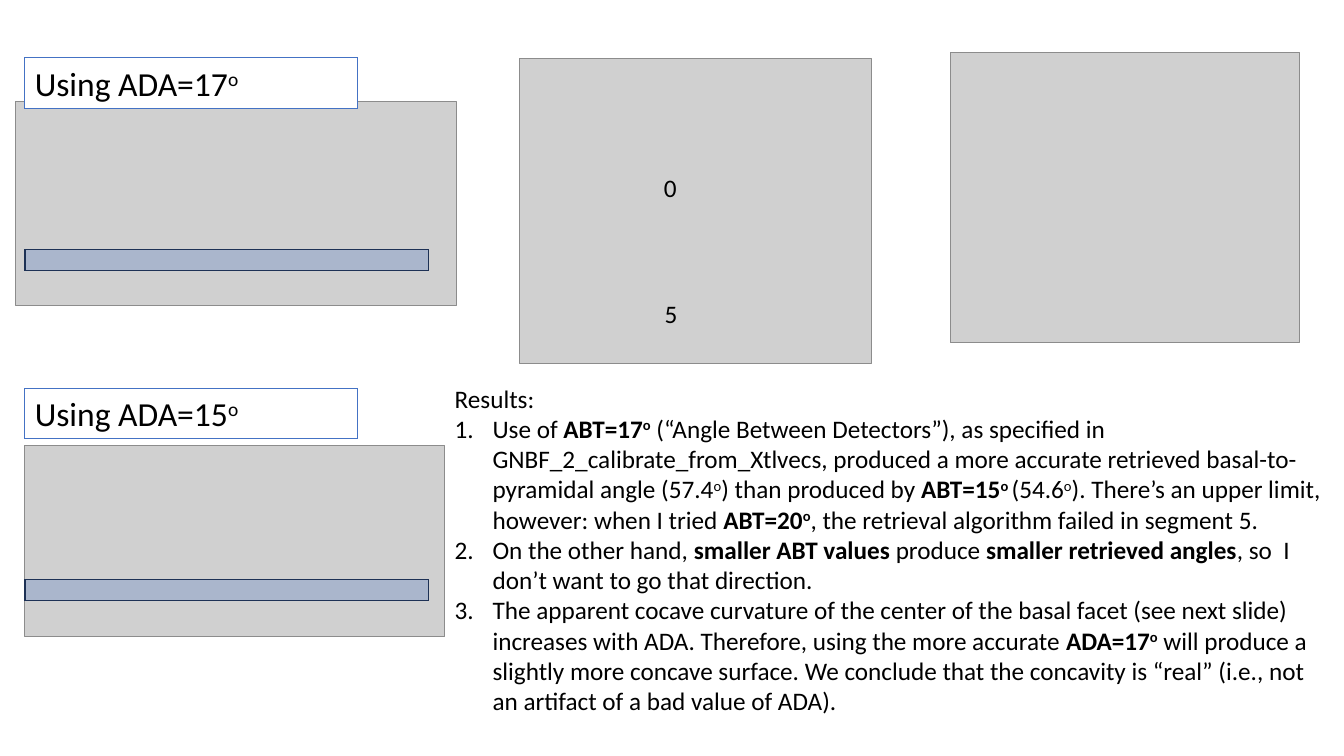
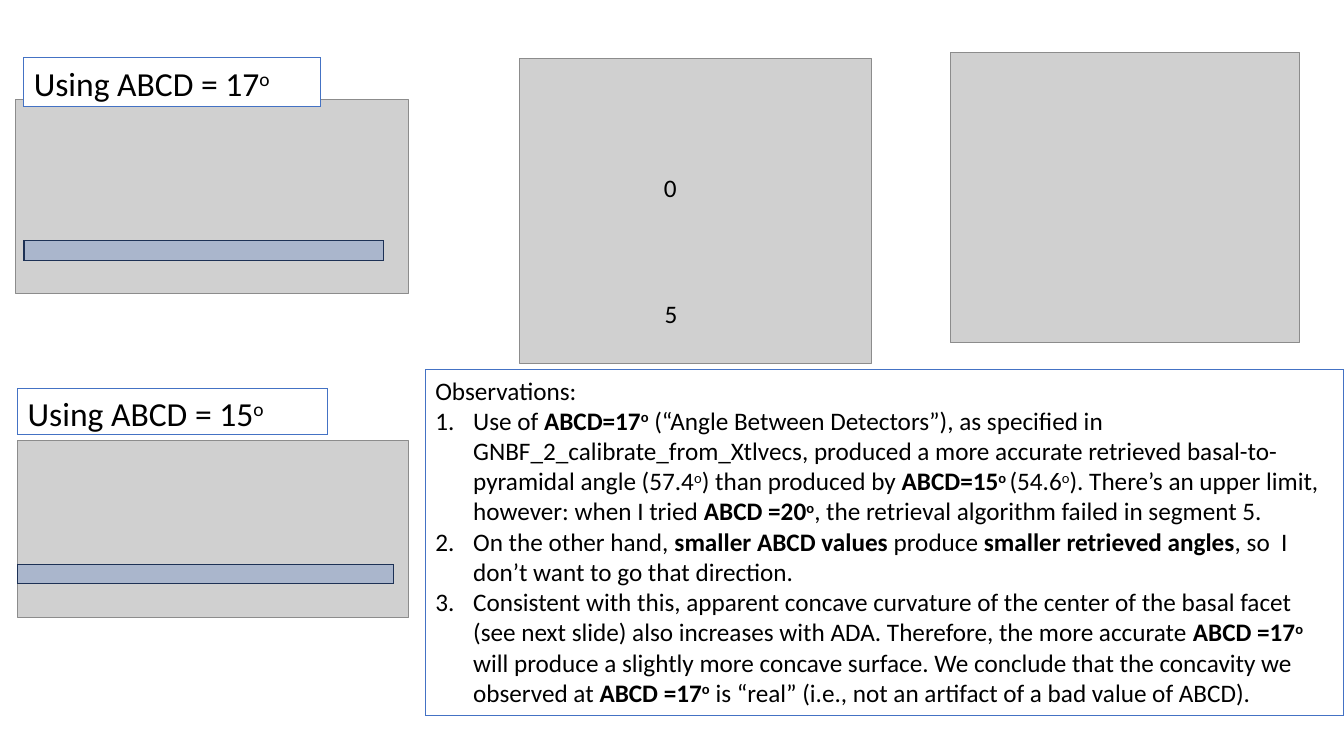
Before and after one commit to sneshyba/ice2021, a slide deck: slide 2 of crystals/2023-07-03/case4.0 (calibration, nesh's version)/Segments4_retrieved analysis.pptx. Drawn at 1344x756 pixels with LibreOffice and Linux fonts; fonts in the diff are those of the drawing; grey boxes stand for pictures. Boxes give left, top, right and bottom in pixels: in the first picture for what was removed or moved away, otherwise in the second. Text is boxed around its words. In the diff, an @@ line names an element or a change of style, - is before the commit and + after.

Commit message:
Documenting the ABCD angle studies

```diff
--- a/crystals/2023-07-03/case4.0 (calibration, nesh's version)/Segments4_retrieved analysis.pptx
+++ b/crystals/2023-07-03/case4.0 (calibration, nesh's version)/Segments4_retrieved analysis.pptx
@@ rectangle "Using ABCD = 17o" resized from (x1=25, y1=57, x2=358, y2=108) to (x1=24, y1=57, x2=321, y2=106) @@
@@ text in rectangle at (x1=34, y1=73, x2=193, y2=102): text changed @@
-Using ADA=17o
+Using ABCD = 17o
@@ picture resized from (x1=16, y1=102, x2=458, y2=306) to (x1=16, y1=100, x2=409, y2=293) @@
@@ rectangle resized from (x1=25, y1=250, x2=429, y2=271) to (x1=24, y1=240, x2=384, y2=260) @@
@@ rectangle "Using ABCD = 15o" resized from (x1=25, y1=388, x2=358, y2=439) to (x1=18, y1=388, x2=328, y2=436) @@
@@ rectangle "Observations:" resized from (x1=455, y1=390, x2=1320, y2=714) to (x1=425, y1=370, x2=1344, y2=716) @@
@@ rectangle "Observations:" at (x1=425, y1=370, x2=1344, y2=716): outline none to #4472C4 0.75 pt @@
@@ text in rectangle at (x1=435, y1=382, x2=1318, y2=706): text changed @@
-Results:
-1. Use of ABT=17o (“Angle Between Detectors”), as specified in GNBF_2_calibrate_from_Xtlvecs, produced a more accurate retrieved basal-to-pyramidal angle (57.4o) than produced by ABT=15o (54.6o). There’s an upper limit, however: when I tried ABT=20o, the retrieval algorithm failed in segment 5.
-2. On the other hand, smaller ABT values produce smaller retrieved angles, so I don’t want to go that direction.
-3. The apparent cocave curvature of the center of the basal facet (see next slide) increases with ADA. Therefore, using the more accurate ADA=17o will produce a slightly more concave surface. We conclude that the concavity is “real” (i.e., not an artifact of a bad value of ADA).
+Observations:
+1. Use of ABCD=17o (“Angle Between Detectors”), as specified in GNBF_2_calibrate_from_Xtlvecs, produced a more accurate retrieved basal-to-pyramidal angle (57.4o) than produced by ABCD=15o (54.6o). There’s an upper limit, however: when I tried ABCD =20o, the retrieval algorithm failed in segment 5.
+2. On the other hand, smaller ABCD values produce smaller retrieved angles, so I don’t want to go that direction.
+3. Consistent with this, apparent concave curvature of the center of the basal facet (see next slide) also increases with ADA. Therefore, the more accurate ABCD =17o will produce a slightly more concave surface. We conclude that the concavity we observed at ABCD =17o is “real” (i.e., not an artifact of a bad value of ABCD).
@@ text in rectangle at (x1=28, y1=403, x2=187, y2=435): text changed @@
-Using ADA=15o
+Using ABCD = 15o
@@ picture resized from (x1=25, y1=446, x2=446, y2=637) to (x1=18, y1=441, x2=409, y2=617) @@
@@ rectangle resized from (x1=25, y1=580, x2=429, y2=601) to (x1=18, y1=565, x2=394, y2=584) @@
```
Also in this commit, not shown: 1 other file.
